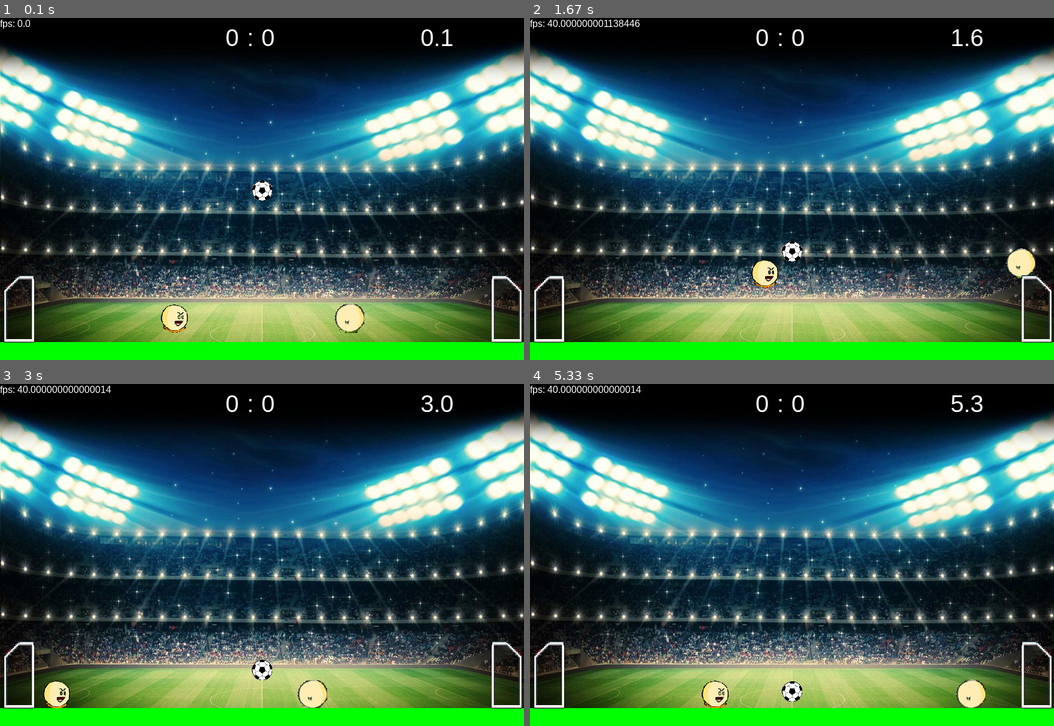
Above: before the commit, frames 1-4 (two rows, left to right).
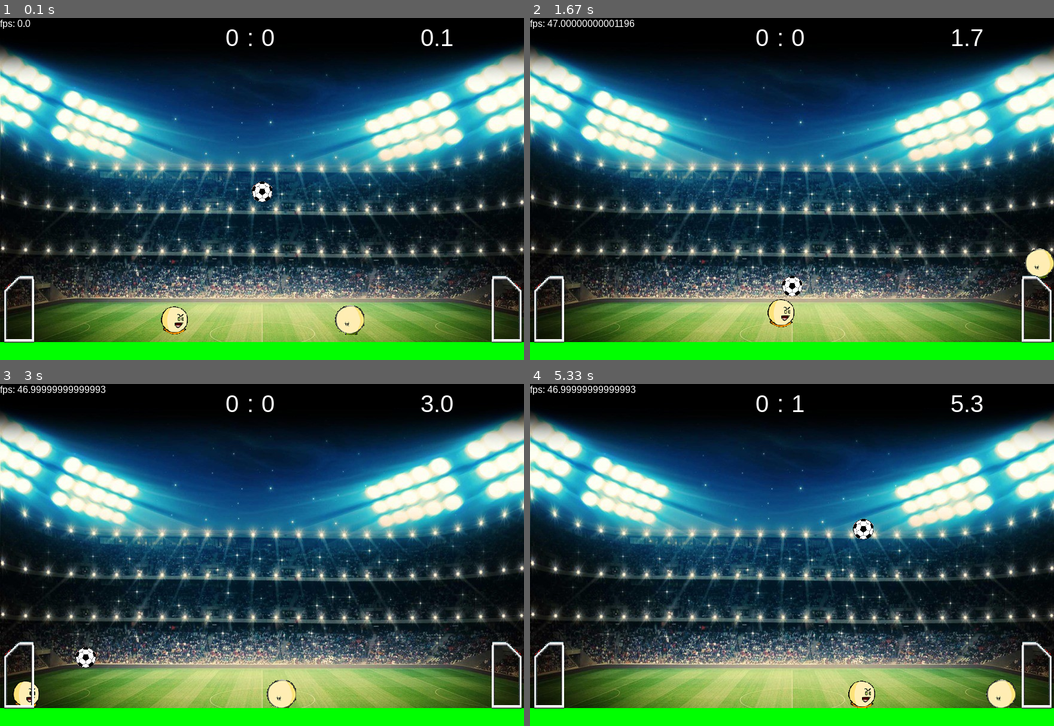
Above: after the commit, the same moments.

Repository: pedrooa/Projeto-Final
Game: pygame game, started from main3_Ligeiro.py
Two runs of this game, one before a commit and one after it. Both use one fixed random seed, a clock stepped at 60 frames per second and the inputs below.
Inputs:
- Up to frame 1 (0.1 s): no input
- Up to frame 2 (1.67 s): hold Right 0.33-0.8 s; hold Up 0.83-1.13 s; hold W 0.83-1.13 s; hold Right 1.17-1.63 s; hold D 1.17-1.63 s
- Up to frame 3 (3 s): hold Left 1.67-2.2 s; hold A 1.67-2.2 s; hold Down 2.23-2.53 s; hold S 2.23-2.53 s; hold Left 2.57-2.97 s; hold A 2.57-2.97 s
- Up to frame 4 (5.33 s): hold Up 3-3.37 s; hold W 3-3.37 s; hold Right 3.4-4.03 s; hold D 3.4-4.03 s; hold Down 4.07-4.43 s; hold S 4.07-4.43 s; hold Left 4.47-4.93 s; hold A 4.47-4.93 s; hold Right from 4.97 s (still down); hold D from 4.97 s (still down)

The runs differ from the first frame. In frame 1, 0.4% of the frame differs, in the area x 30-70%, y 47-93%; in frame 2, 1.8%; in frame 3, 1.8%; in frame 4, 2.0%, in the area x 4-93%, y 0-95%.

Commit message:
Programa main_2.py quase funcionando

Diff:
--- a/main3_Ligeiro.py
+++ b/main3_Ligeiro.py
@@ -6,7 +6,7 @@
 
 WIDTH = 876
 HEIGHT = 573
-FPS = 40
+FPS = 47
 # define colors
 WHITE = (255, 255, 255)
 BLACK = (0, 0, 0)
--- a/main_2.py
+++ b/main_2.py
@@ -5,8 +5,12 @@
 
 class Trave_1(pg.sprite.Sprite):
     def __init__(self):
-        pygame.sprite.Sprite.__init__(self)
-        self.image = pygame.transform.scale(trave_1, (TRAVE_W,TRAVE_H))
+        pg.sprite.Sprite.__init__(self)
+        self.game_folder = path.dirname(__file__)
+        self.img_folder = path.join(self.game_folder, "Imagens")
+        self.trave_1 = pg.image.load(path.join(self.img_folder, \
+                                                "trave_1.png")).convert()
+        self.image = pg.transform.scale(self.trave_1, (TRAVE_W,TRAVE_H))
         self.image.set_colorkey(RED)
         self.rect = self.image.get_rect()
         self.rect.x = 2
@@ -14,18 +18,25 @@
 
 class Trave_2(pg.sprite.Sprite):
     def __init__(self):
-        pygame.sprite.Sprite.__init__(self)
-        self.image = pygame.transform.scale(trave_2, (TRAVE_W,TRAVE_H))
+        pg.sprite.Sprite.__init__(self)
+        self.game_folder = path.dirname(__file__)
+        self.img_folder = path.join(self.game_folder, "Imagens")
+        self.trave_2 = pg.image.load(path.join(self.img_folder, \
+                                                "trave_2.png")).convert()
+        self.image = pg.transform.scale(self.trave_2, (TRAVE_W,TRAVE_H))
         self.image.set_colorkey(RED)
         self.rect = self.image.get_rect()
-
         self.rect.x = WIDTH - 60
         self.rect.y = HEIGHT - 145
 
 class Bola(pg.sprite.Sprite):
     def __init__(self,x,y,raio):
         pygame.sprite.Sprite.__init__(self)
-        self.image = pygame.transform.scale(SoccerBall, (BOLA_W,BOLA_H))
+        self.game_folder = path.dirname(__file__)
+        self.img_folder = path.join(self.game_folder, "Imagens")
+        self.SoccerBall = pg.image.load(path.join(self.img_folder, \
+                                                "SoccerBall.png")).convert()
+        self.image = pg.transform.scale(self.SoccerBall, (BOLA_W,BOLA_H))
         self.image.set_colorkey(RED)
         self.rect = self.image.get_rect()
         self.radius = int(raio)
@@ -34,7 +45,7 @@
         self.pos = vetor(x,self.rect.centery)
         self.vel = vetor(0,0)
         self.acc = vetor(0,0)
-        self.mask = pygame.mask.from_surface(self.image)
+        self.mask = pg.mask.from_surface(self.image)
 
     def update(self):
         self.acc = vetor(0,0.4)
@@ -83,7 +94,11 @@
 class Jogador(pg.sprite.Sprite):
     def __init__(self,x,imagem,teclas):
         pygame.sprite.Sprite.__init__(self)
-        self.image = pygame.transform.scale(imagem, (PLAYER_W, PLAYER_H))
+        self.game_folder = path.dirname(__file__)
+        self.img_folder = path.join(self.game_folder, "Imagens")
+        self.player1_img = pg.image.load(path.join(self.img_folder, \
+                                                "cabeca1.png")).convert()
+        self.image = pg.transform.scale(imagem, (PLAYER_W, PLAYER_H))
         self.image.set_colorkey(BLACK)
         self.rect = self.image.get_rect()
         self.radius = PLAYER_RAIO
@@ -93,28 +108,29 @@
         self.vel = vetor(0, 0)
         self.acc = vetor(0, 0)
         self.teclas = teclas
-        self.mask = pygame.mask.from_surface(self.image)
+        self.mask = pg.mask.from_surface(self.image)
 
     def jump(self):
         self.rect.y += 1
-        hits = pygame.sprite.spritecollide(self, plataformas, False)
+        plataformas
+        hits = pg.sprite.spritecollide(self, plataformas, False)
         self.rect.y -= 1
         if hits:
             self.vel.y = -15
 
     def update(self):
         self.acc = vetor(0, gravidade)
-        keystate = pygame.key.get_pressed()
+        keystate = pg.key.get_pressed()
         if self.teclas == 0:
-            if keystate[pygame.K_a]:
+            if keystate[pg.K_a]:
                 self.acc.x = -aceleração_maxima
-            if keystate[pygame.K_d]:
+            if keystate[pg.K_d]:
                 self.acc.x = aceleração_maxima
         elif self.teclas ==1:
 
-            if keystate[pygame.K_LEFT]:
+            if keystate[pg.K_LEFT]:
                 self.acc.x = -aceleração_maxima
-            if keystate[pygame.K_RIGHT]:
+            if keystate[pg.K_RIGHT]:
                 self.acc.x = aceleração_maxima
 
        #aplicando atrito
@@ -131,7 +147,12 @@
         self.rect.midbottom = self.pos
 
     def dash(self):
-        self.vel.x = self.vel.x * 4
+        self.vari = True
+        self.timer3 = pg.time.get_ticks()/1000
+        while timer3 <= 5:
+            if self.vari:
+                self.vel.x = self.vel.x * 4
+                self.vari = False
 
 class Campo(pg.sprite.Sprite):
     def __init__(self, x , y, w, h):
@@ -155,8 +176,14 @@
 
         #Criando objetos
         self.bola = Bola(WIDTH/2 ,HEIGHT/2,20)
-        self.player1 = Jogador(WIDTH*1/3,player1_img,0)
-        self.player2 = Jogador(WIDTH*2/3,player2_img,1)
+        self.game_folder = path.dirname(__file__)
+        self.img_folder = path.join(self.game_folder, "Imagens")
+        self.player1_img = pg.image.load(path.join(self.img_folder, \
+                                                "cabeca1.png")).convert()
+        self.player2_img = pg.image.load(path.join(self.img_folder, \
+                                                "cabeca2.png")).convert()
+        self.player1 = Jogador(WIDTH*1/3,self.player1_img,0)
+        self.player2 = Jogador(WIDTH*2/3,self.player2_img,1)
         self.campo_futebol = Campo(0,HEIGHT - 30,WIDTH,30)
         self.trave1 = Trave_1()
         self.trave2 = Trave_2()
@@ -169,27 +196,28 @@
         self.timer = 0
         self.timer2 = pg.time.get_ticks()/1000
 
+        self.run()
+
+    def sprites(self):
         #carregando Imagens
-        game_folder = path.dirname(__file__)
-        img_folder = path.join(game_folder, "Imagens")
-        self.background = pg.image.load(path.join(img_folder, \
+        self.game_folder = path.dirname(__file__)
+        self.img_folder = path.join(self.game_folder, "Imagens")
+        self.background = pg.image.load(path.join(self.img_folder, \
                                                 'background2.jpeg')).convert()
-        background_rect = self.background.get_rect()
-        self.player1_img = pg.image.load(path.join(img_folder, \
+        self.background_rect = self.background.get_rect()
+        self.player1_img = pg.image.load(path.join(self.img_folder, \
                                                 "cabeca1.png")).convert()
-        self.player2_img = pg.image.load(path.join(img_folder, \
+        self.player2_img = pg.image.load(path.join(self.img_folder, \
                                                 "cabeca2.png")).convert()
-        self.SoccerBall = pg.image.load(path.join(img_folder, \
-                                                "SoccerBall.png")).convert()
-        self.trave_1 = pg.image.load(path.join(img_folder, \
+        self.trave_1 = pg.image.load(path.join(self.img_folder, \
                                                 "trave_1.png")).convert()
-        self.trave_2 = pg.image.load(path.join(img_folder, \
+        self.trave_2 = pg.image.load(path.join(self.img_folder, \
                                                 "trave_2.png")).convert()
 
         #Criando objetos
         self.bola = Bola(WIDTH/2 ,HEIGHT/2,20)
-        self.player1 = Jogador(WIDTH*1/3,player1_img,0)
-        self.player2 = Jogador(WIDTH*2/3,player2_img,1)
+        self.player1 = Jogador(WIDTH*1/3,self.player1_img,0)
+        self.player2 = Jogador(WIDTH*2/3,self.player2_img,1)
         self.campo_futebol = Campo(0,HEIGHT - 30,WIDTH,30)
         self.trave1 = Trave_1()
         self.trave2 = Trave_2()
@@ -218,7 +246,6 @@
         self.todos_jogadores.add(self.player1)
         self.todos_jogadores.add(self.player2)
 
-        self.run()
 
     def run(self):
         #Game loop
@@ -246,7 +273,7 @@
         pg.mixer.music.load(Naruto)
         pg.mixer.music.play(-1, 0.0)'''
 
-    def colosion(self):
+    def colision(self):
         #Colisao dentro entre jogador campo
         self.bateu = pg.sprite.spritecollide(self.player1, self.plataformas,\
                                                         False)
@@ -358,6 +385,7 @@
             self.bola.collide(colisao[0])
 
     def events(self):
+        self.sprites()
         #Game loop events
         for event in pg.event.get():
             # check for closing window
@@ -378,25 +406,26 @@
     def draw(self):
         #Game loop draw
         # Draw / render
+        self.screen = pg.display.set_mode((WIDTH, HEIGHT))
         self.screen.fill(BLACK)
-        self.screen.blit(self.background, background_rect)
+        self.screen.blit(self.background, self.background_rect)
         # Info and flip screen
         self.screen.blit(self.font.render("fps: " + str(self.clock.get_fps()), 1, WHITE), (0,0))
-        draw_text(screen,":", 40, WIDTH/2 - 20, 10)
-        draw_text(screen,str(self.player1_score), 40, WIDTH/2 - 50, 10)
-        draw_text(screen,str(self.player2_score), 40, WIDTH/2 + 10, 10)
-        draw_text(screen,str(round(self.timer2,1)), 40, WIDTH*5/6, 10)
-        self.all_sprites.draw(screen) #rodando os sprites
+        #self.draw_text(self.screen,":", 40, WIDTH/2 - 20, 10)
+        #self.draw_text(self.screen,str(self.player1_score), 40, WIDTH/2 - 50, 10)
+        #self.draw_text(self.screen,str(self.player2_score), 40, WIDTH/2 + 10, 10)
+        #self.draw_text(self.screen,str(round(self.timer2,1)), 40, WIDTH*5/6, 10)
+        self.all_sprites.draw(self.screen) #rodando os sprites
 
         # *after* drawing everything, flip the display
         pg.display.flip()
 
     def draw_text(surf, text, size, x, y):
-        font = pg.font.Font(font_name, size)
-        text_surface = font.render(text, True, WHITE)
-        text_rect = text_surface.get_rect()
-        text_rect.midtop = (x, y)
-        surf.blit(text_surface, text_rect)
+        self.font = pg.font.Font(font_name, size)
+        self.text_surface = self.font.render(text, True, WHITE)
+        self.text_rect = self.text_surface.get_rect()
+        self.text_rect.midtop = (x, y)
+        surf.blit(self.text_surface, self.text_rect)
 
     def show_start_screen(self):
         #Game Start Screen
--- a/settings.py
+++ b/settings.py
@@ -11,7 +11,7 @@
 PLAYER_RAIO = 24
 WIDTH = 876
 HEIGHT = 573
-FPS = 40
+FPS = 50
 # define colors
 WHITE = (255, 255, 255)
 BLACK = (0, 0, 0)
Not shown, changed: README.md
Not shown, added: ra.mp3
